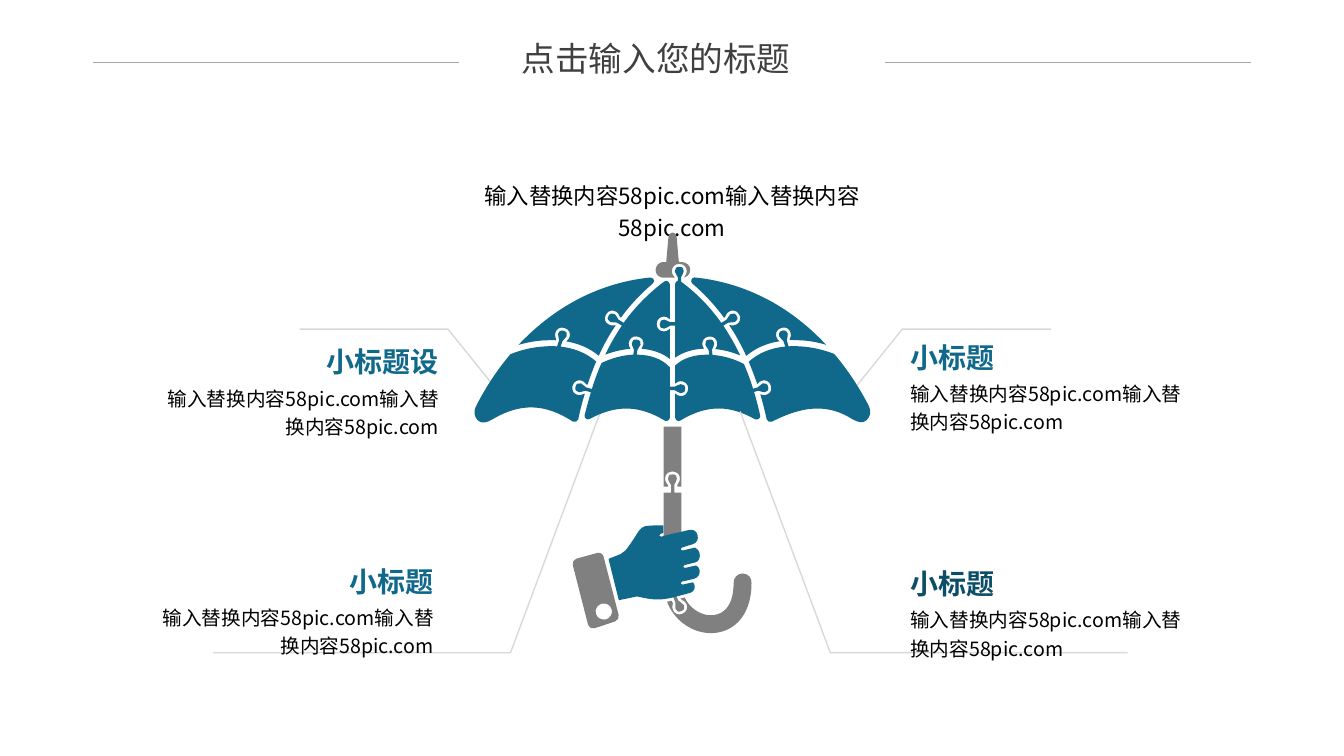
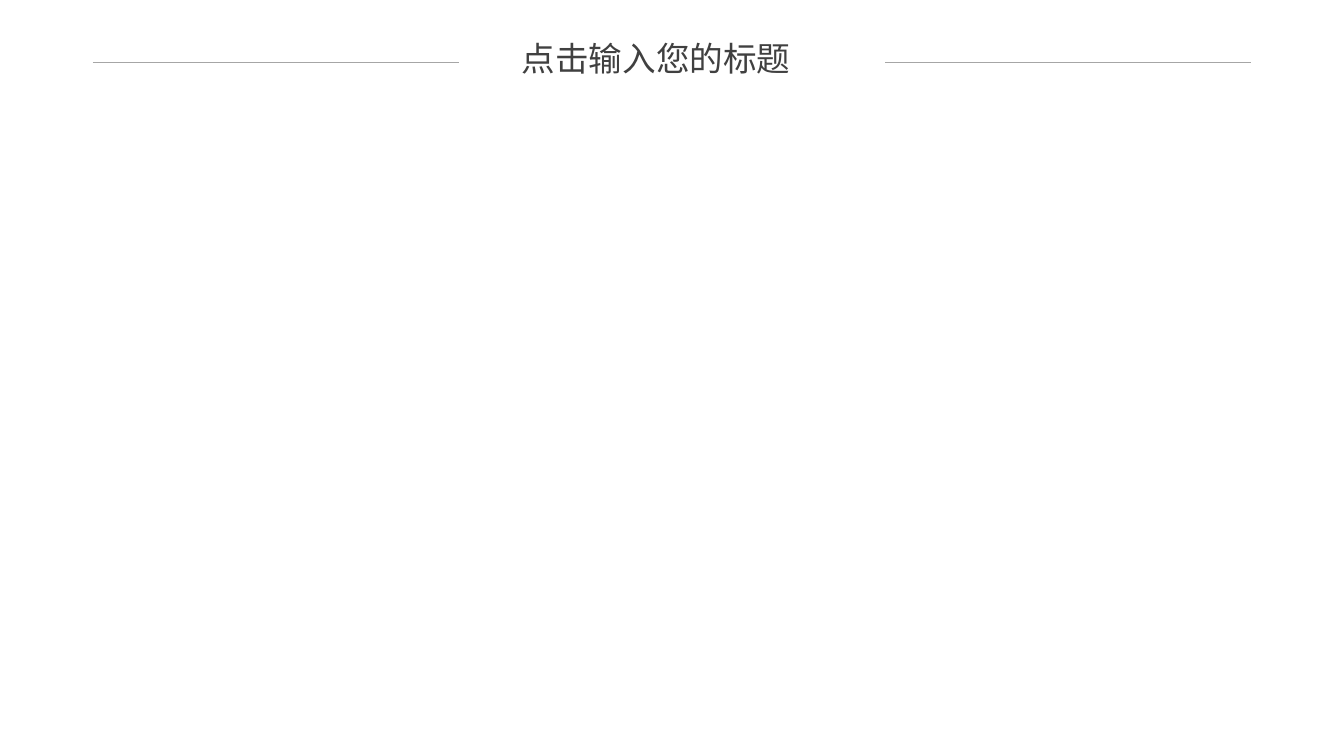
Before and after one commit to ZoeLee23277789/NLP-Courses, a slide deck: slide 30 of NLP243/Projects/EA_MT.pptx (slide 29 before the commit). Drawn at 1344x756 pixels with LibreOffice and Linux fonts; fonts in the diff are those of the drawing. Boxes give left, top, right and bottom in pixels: in the first picture for what was removed or moved away, otherwise in the second. Text is boxed around its words. In the diff, an @@ line names an element or a change of style, - is before the commit and + after.

```diff
--- a/NLP243/Projects/EA_MT.pptx
+++ b/NLP243/Projects/EA_MT.pptx
@@ group removed at (x1=163, y1=185, x2=1181, y2=661): 19 freeform shapes, 9 texts @@
-输入替换内容58pic.com输入替换内容58pic.com
-输入替换内容58pic.com输入替换内容58pic.com
-小标题
-输入替换内容58pic.com输入替换内容58pic.com
-小标题设
-输入替换内容58pic.com输入替换内容58pic.com
-小标题
-输入替换内容58pic.com输入替换内容58pic.com
-小标题
```
Also in this commit, not shown: 9 other slides changed, 8 slides added, 10 slides removed.
